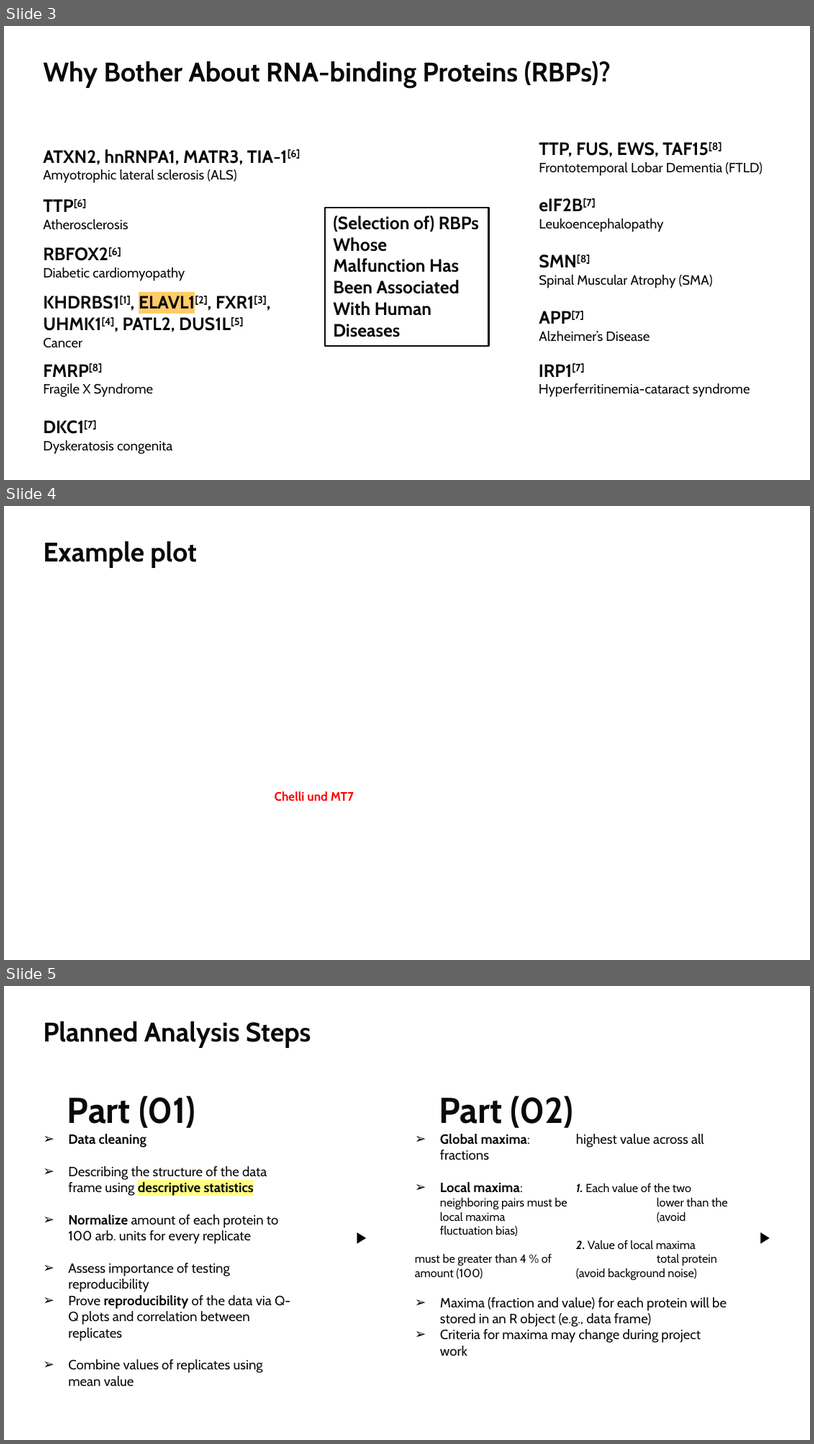
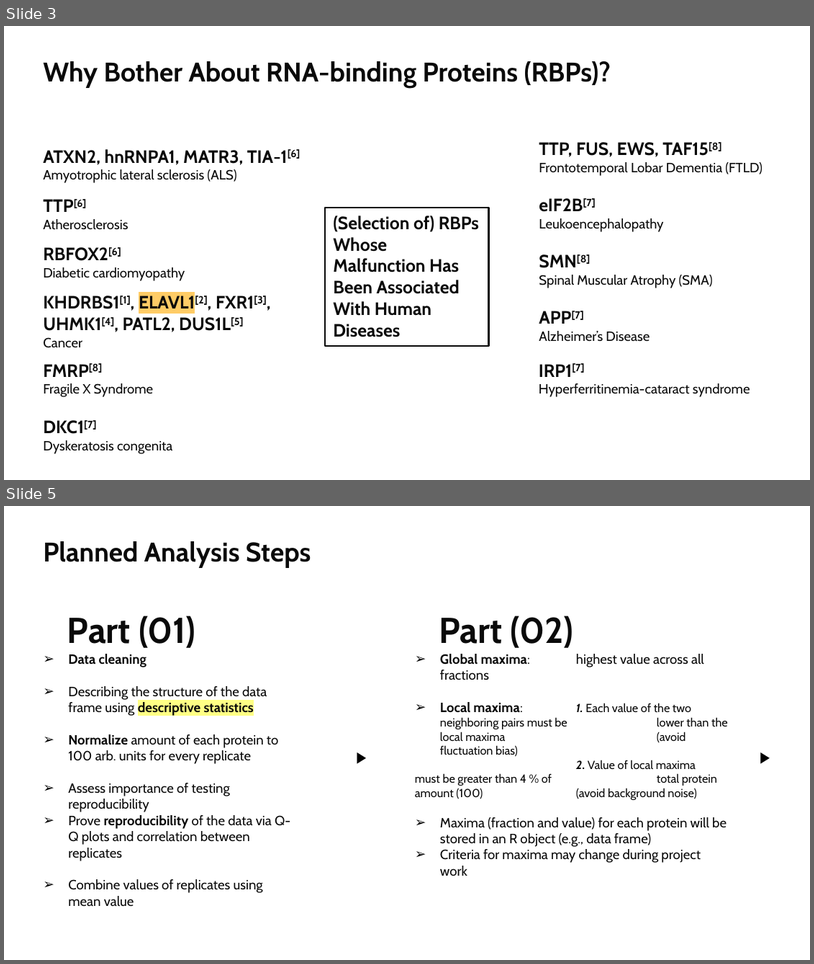
Before and after one commit to datascience-mobi-2022/2022-topic-03-team-02, a slide deck: projectproposal/PP.pptx. Shown one above the other, each under a label of ours: slides 3, 4 and 5 before the commit, slides 3 and 5 after it; the slides between them are not shown. The pictures are 814x1444 and 814x964 pixels, drawn with LibreOffice and Linux fonts; fonts in the diff are those of the drawing. Boxes give left, top, right and bottom in pixels: in the first picture for what was removed or moved away, otherwise in the second. Text is boxed around its words. In the diff, an @@ line names an element or a change of style, - is before the commit and + after.

```diff
--- a/projectproposal/PP.pptx
+++ b/projectproposal/PP.pptx
@@ slide 4 removed at (4, 506, 810, 960), background #FFFFFF @@
@@ text removed at (43, 541, 197, 568) @@
-Example plot
@@ text removed at (275, 791, 354, 801) @@
-Chelli und MT7
```
Also in this commit, not shown: 1 slide added.
